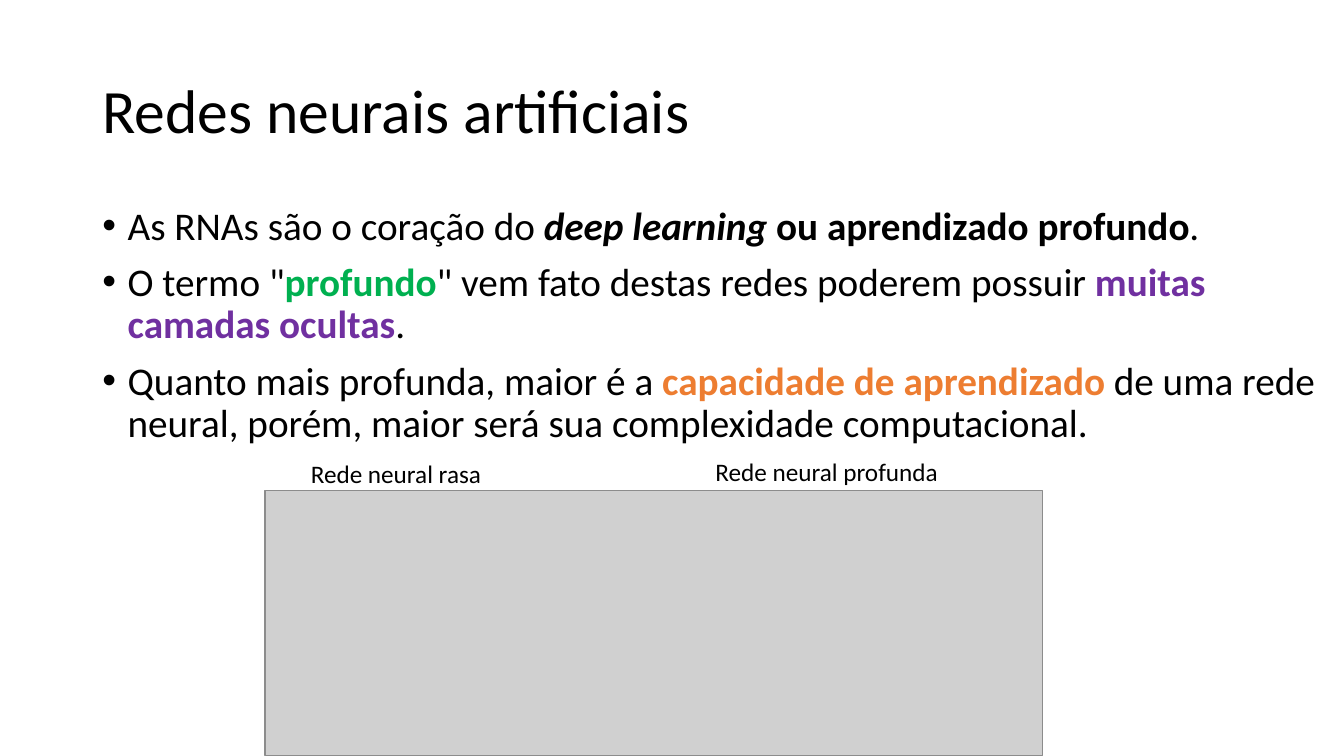
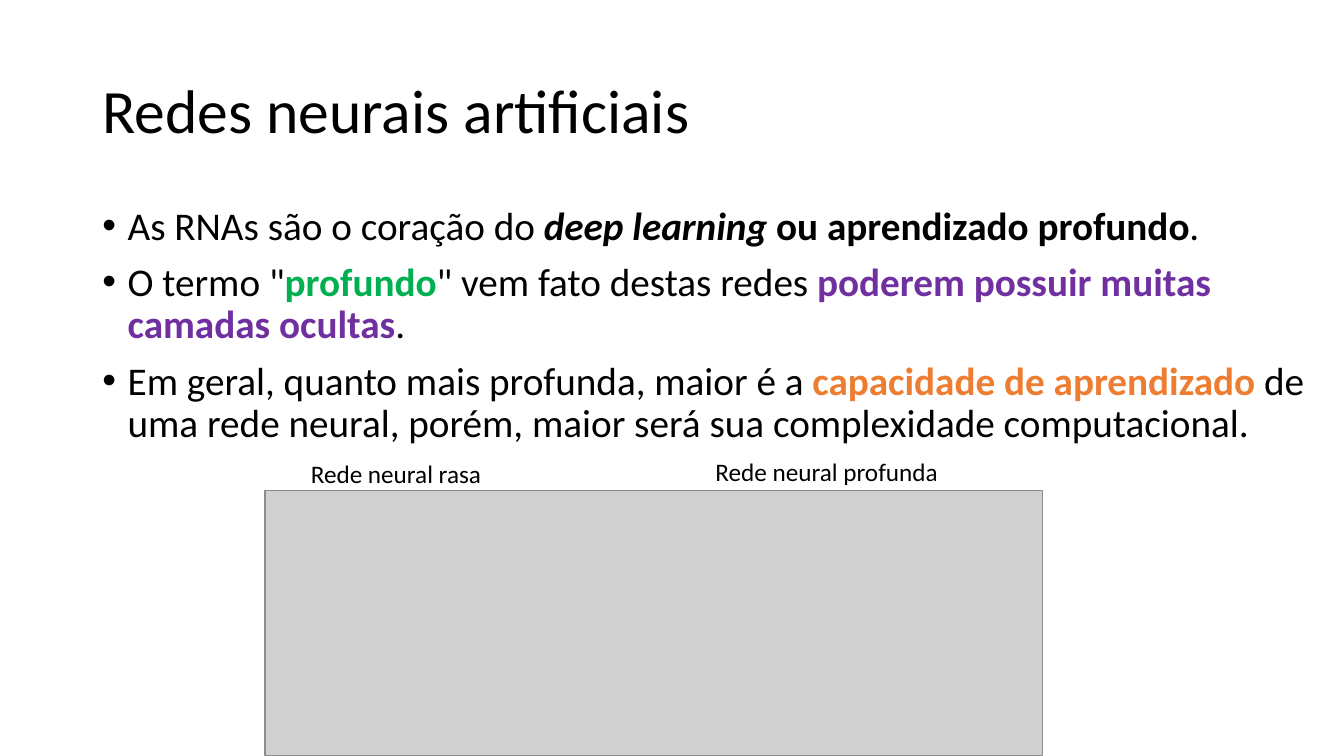
Before and after one commit to zz4fap/c24_inteligencia_artificial, a slide deck: slide 27 of slides/C24_MLP.pptx. Drawn at 1344x756 pixels with LibreOffice and Linux fonts; fonts in the diff are those of the drawing; grey boxes stand for pictures. Boxes give left, top, right and bottom in pixels: in the first picture for what was removed or moved away, otherwise in the second. Text is boxed around its words. In the diff, an @@ line names an element or a change of style, - is before the commit and + after.

```diff
--- a/slides/C24_MLP.pptx
+++ b/slides/C24_MLP.pptx
@@ text at (128, 268, 1211, 339): text colour #000000 to #7030A0, bold on in "poderem possuir" @@
@@ text at (128, 367, 1304, 444): text changed @@
-• Quanto mais profunda, maior é a capacidade de aprendizado de uma rede neural, porém, maior será sua complexidade computacional.
+• Em geral, quanto mais profunda, maior é a capacidade de aprendizado de uma rede neural, porém, maior será sua complexidade computacional.
```
Also in this commit, not shown: 15 other slides changed, 1 other file.
